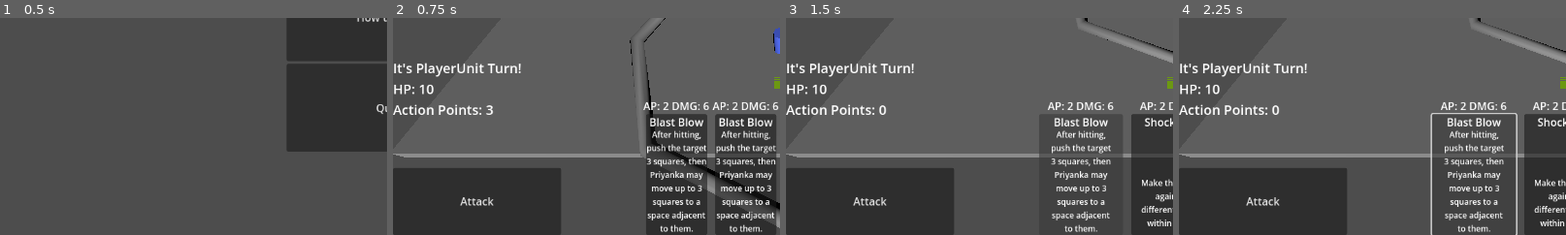
Above: before the commit, frames 1-4 (left to right).
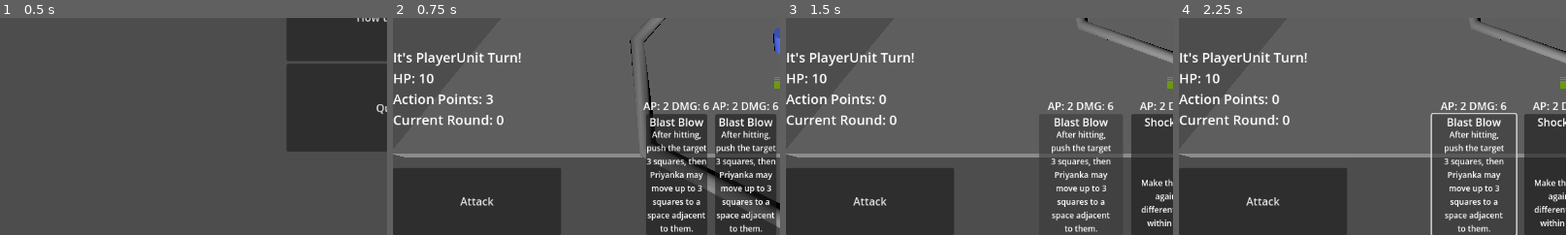
Above: after the commit, the same moments.

Repository: ValorZard/Priyanka-outdated
Game: Godot game, scene res://Scenes/MainMenu/MainMenu.tscn
The game is run twice, just before and just after one commit, with the same random seed, the same clock (stepped at 60 frames per second) and the same inputs. The engine's default icon, where the game draws it, is replaced by a stand-in: a white triangle on a blue panel in a dark square.
Inputs:
- Up to frame 1 (0.5 s): no input
- Up to frame 2 (0.75 s): click "Play!" at 0.5 s
- Up to frame 3 (1.5 s): click "Blast Blow" at 1.25 s
- Up to frame 4 (2.25 s): click "Blast Blow" at 2 s
The pictures show only the part of the screen within x 0-50%, y 50-100%; the shares and areas given below are measured in that part.

Frame 1 is identical in both runs. In frame 2, 3.5% of the frame differs, in the area x 0-34%, y 15-50%; in frame 3, 3.5%; in frame 4, 3.5%.

Commit message:
think i solved rounds, but have a weird bug

Diff:
--- a/Commands/GoToNextUnitCommand.gd
+++ b/Commands/GoToNextUnitCommand.gd
@@ -7,12 +7,15 @@
 
 
 func execute() -> bool:
+	var has_started_new_round := false
 	# clean up stuff with the current unit
 	game_board.disable_current_unit()
 	#go to next unit. if reached the end, go back to the start
 	game_board.current_unit_index += 1
+	# if we have reached the end, that means we have started a new round
 	if game_board.current_unit_index >= game_board.units_in_initative_order.size():
 		game_board.current_unit_index = 0
+		has_started_new_round = true
 	game_board.log_event(str("moving on to next unit : ", game_board.current_unit_index))
 	# if the new unit we're on is dead, move on to the next one
 	if game_board.get_current_unit().is_dead() and !game_board.check_if_one_side_won():
@@ -22,9 +25,13 @@
 		return false
 	# set up new unit
 	game_board.enable_current_unit()
+	# if we had to loop around to find one, make sure to start a new round
+	if has_started_new_round:
+		game_board.round += 1
 	return true
 
 func undo() -> bool:
+	var has_undone_old_round := false
 	assert(initialized)
 	# clean up stuff with the current unit
 	game_board.disable_current_unit()
@@ -32,6 +39,7 @@
 	game_board.current_unit_index -= 1
 	if game_board.current_unit_index < 0:
 		game_board.current_unit_index = game_board.units_in_initative_order.size() - 1
+		has_undone_old_round = true
 	game_board.log_event(str("moving on to previous unit : ", game_board.current_unit_index))
 	# if the new unit we're on is dead, move on to the next one
 	# we're assuming that at least one unit must still be alive
@@ -39,4 +47,6 @@
 		undo()
 	# set up new unit
 	game_board.enable_current_unit()
+	if has_undone_old_round:
+		game_board.round -= 1
 	return true
--- a/GameBoard/GameBoard.gd
+++ b/GameBoard/GameBoard.gd
@@ -12,6 +12,7 @@
 @export var command_array : Array
 @export var units_in_initative_order : Array[BaseUnit]
 @export var current_unit_index : float
+@export var round : int = 0
 # visual data
 @export var character_ui_circle_width : float = 1
 @onready var event_label : RichTextLabel = $InputManager/EventLabel
--- a/UI/InputManager.gd
+++ b/UI/InputManager.gd
@@ -82,7 +82,7 @@
 	game_board.do_attack(game_board.get_current_unit().base_attack_damage, game_board.get_current_unit().base_attack_action_point_cost)
 
 func update_text_ui():
-	$StatsLabel.text = str("It's ",game_board.get_current_unit().name, " Turn! \nHP: ", game_board.get_current_unit().health, "\nAction Points: ", game_board.get_current_unit().action_points)
+	$StatsLabel.text = str("It's ",game_board.get_current_unit().name, " Turn! \nHP: ", game_board.get_current_unit().health, "\nAction Points: ", game_board.get_current_unit().action_points, "\nCurrent Round: ", game_board.round)
 
 func update_deck_ui():
 	card_deck_ui.update_deck_ui(game_board.get_current_unit())
